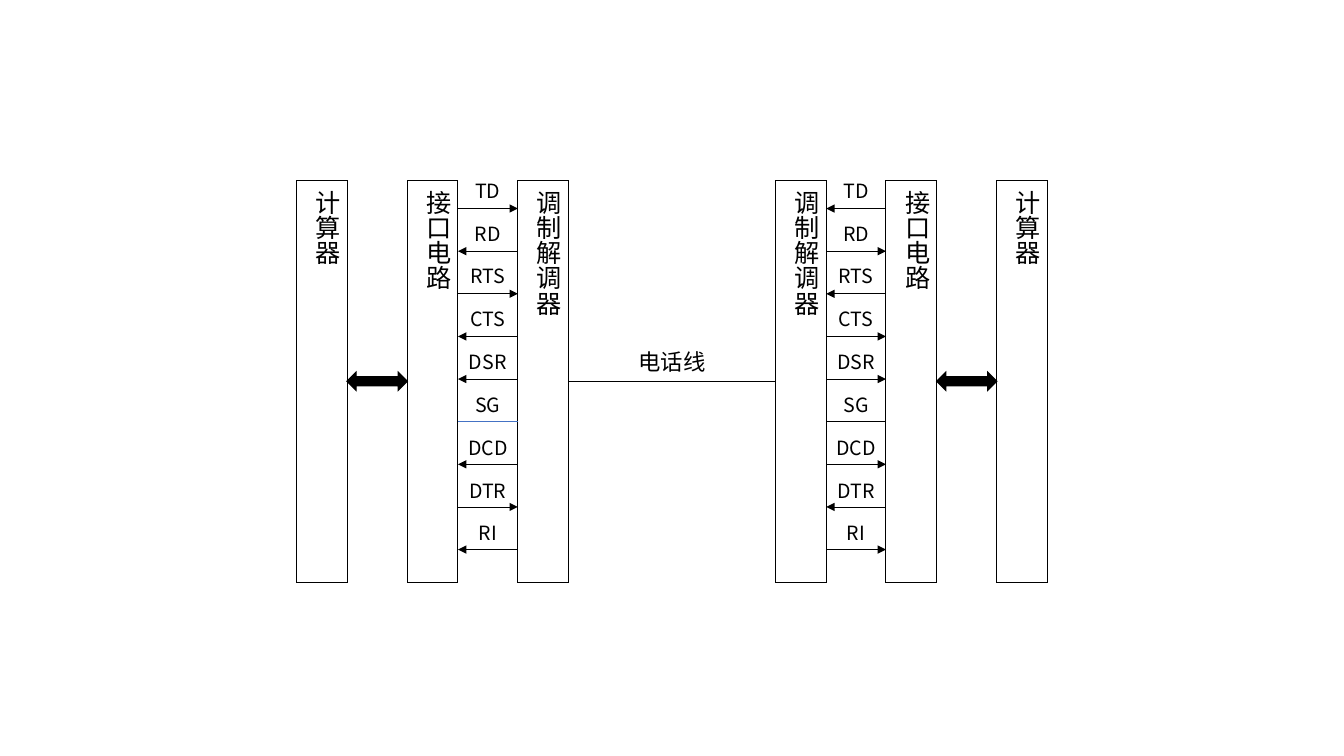
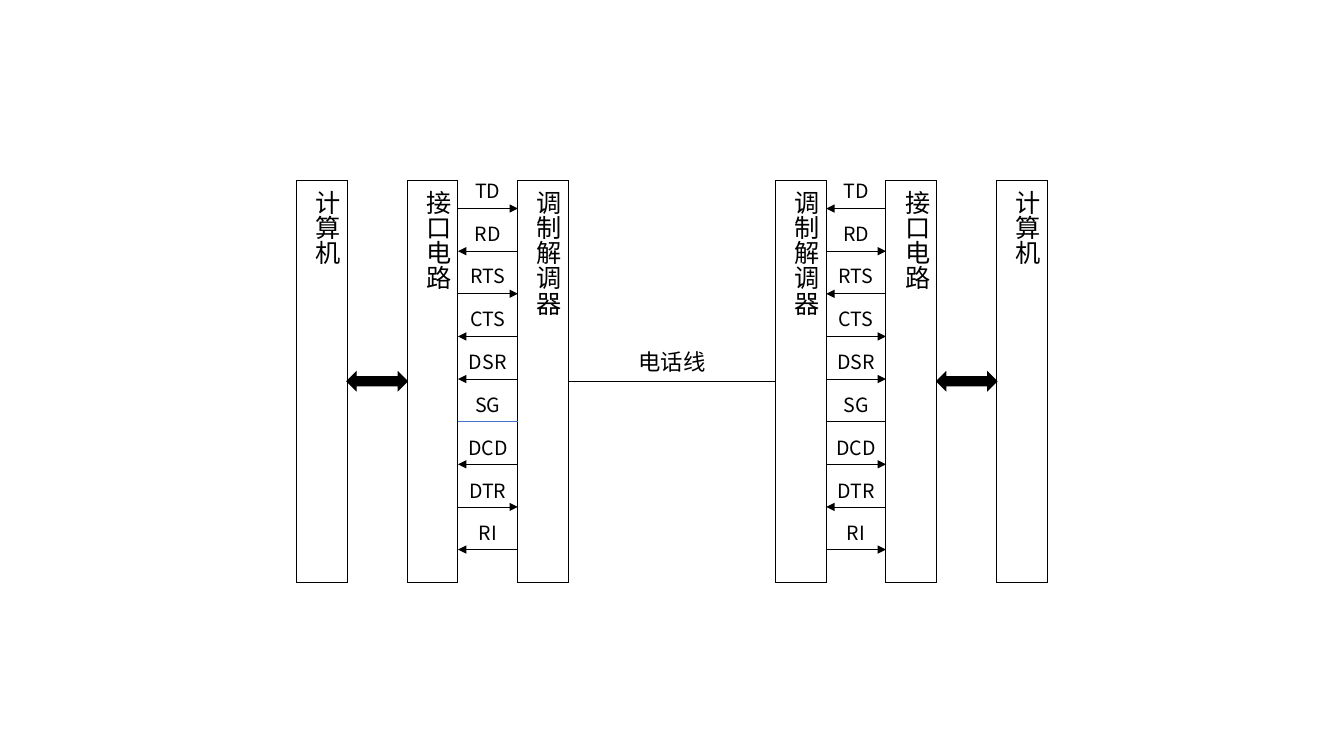
Before and after one commit to Paradixes/UART_by_RS-232C, a slide deck: slide 1 of 数电论文图.pptx. Drawn at 1344x756 pixels with LibreOffice and Linux fonts; fonts in the diff are those of the drawing. Boxes give left, top, right and bottom in pixels: in the first picture for what was removed or moved away, otherwise in the second. Text is boxed around its words. In the diff, an @@ line names an element or a change of style, - is before the commit and + after.

```diff
--- a/数电论文图.pptx
+++ b/数电论文图.pptx
@@ text in rectangle at [315,191,340,264]: text changed @@
-计算器
+计算机
@@ text in rectangle at [1016,191,1041,264]: text changed @@
-计算器
+计算机
```
Also in this commit, not shown: 1 other slide changed, 1 slide added, 1 other file.
